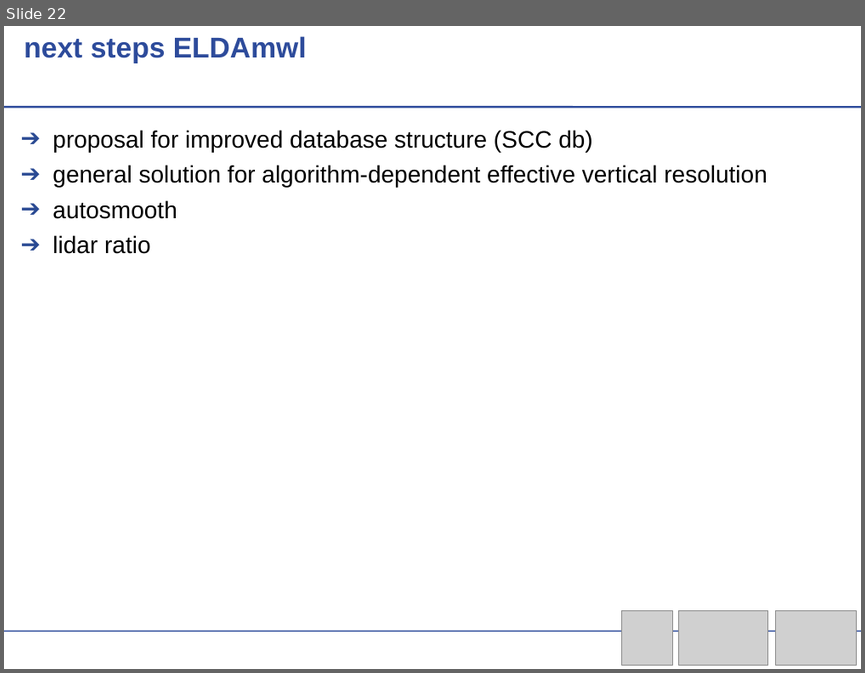
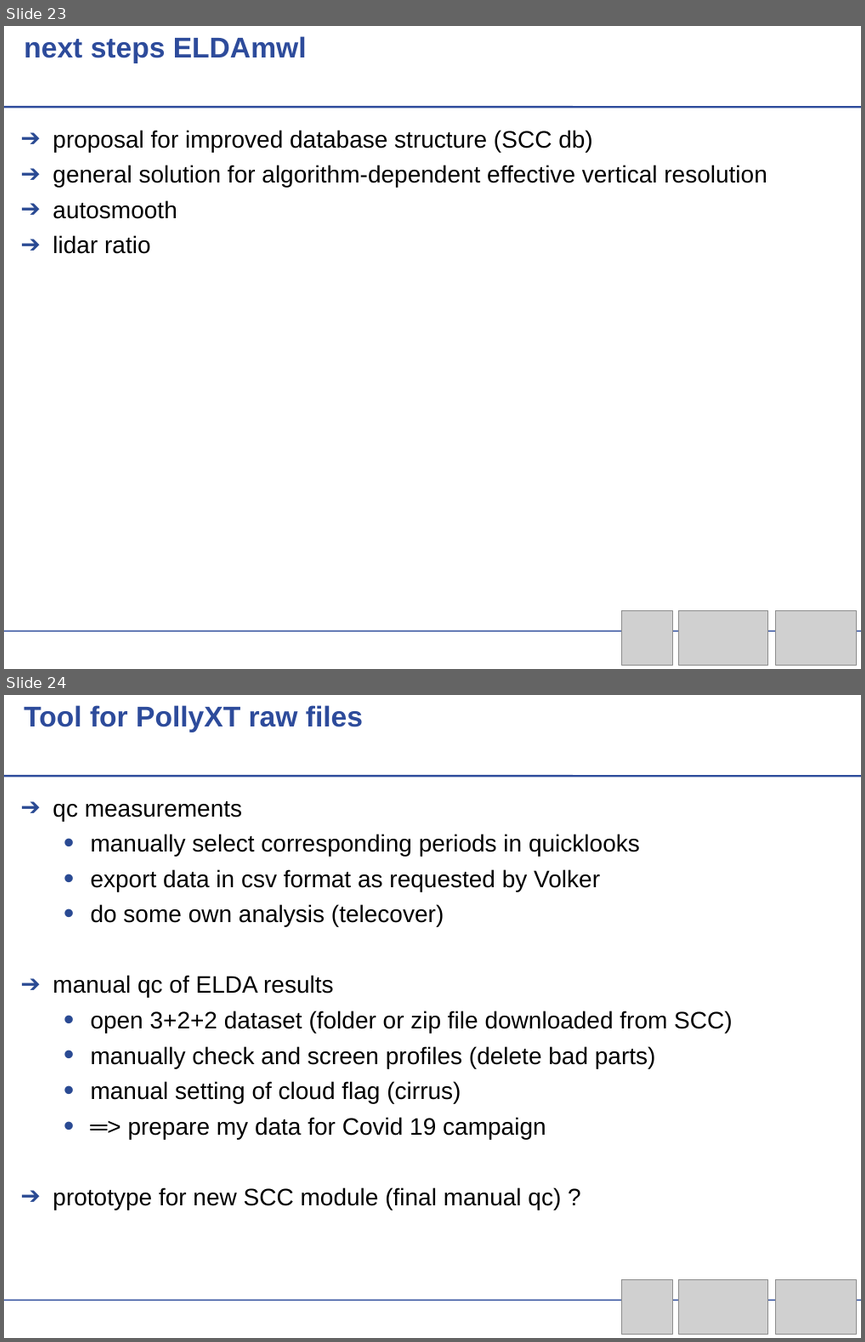
Before and after one commit to actris-scc/ELDAmwl, a slide deck: ELDAmwl.odp. Shown one above the other, each under a label of ours: slide 22 before the commit, slides 23 and 24 after it. The pictures are 865x673 and 865x1342 pixels, drawn with LibreOffice and Linux fonts; fonts in the diff are those of the drawing; grey boxes stand for pictures; background and template pictures are left out. Boxes give left, top, right and bottom in pixels: in the first picture for what was removed or moved away, otherwise in the second. Text is boxed around its words. In the diff, an @@ line names an element or a change of style, - is before the commit and + after.

Commit message:
new version of ELDA & ELDAmwl status documentation

```diff
--- a/ELDAmwl.odp
+++ b/ELDAmwl.odp
@@ slide 24 added at bbox=[4, 695, 861, 1338], background #FFFFFF; not listed: 2 template elements that a slide beside it also shows @@
@@ text added at bbox=[24, 705, 363, 732], 24 pt, text #2D4B9B, bold @@
+Tool for PollyXT raw files
@@ text added at bbox=[52, 801, 732, 1209], 20 pt, text #000000 @@
+➔ qc measurements
+  • manually select corresponding periods in quicklooks
+  • export data in csv format as requested by Volker
+  • do some own analysis (telecover)
+➔ manual qc of ELDA results
+  • open 3+2+2 dataset (folder or zip file downloaded from SCC)
+  • manually check and screen profiles (delete bad parts)
+  • manual setting of cloud flag (cirrus)
+  • ═> prepare my data for Covid 19 campaign
+➔ prototype for new SCC module (final manual qc) ?
@@ picture added at bbox=[622, 1279, 672, 1333] @@
@@ picture added at bbox=[678, 1279, 767, 1333] @@
@@ picture added at bbox=[776, 1279, 857, 1333] @@
@@ what was slide 22 is now slide 23 @@
```
Also in this commit, not shown: 2 slides changed, 1 other slide added, 1 other file.
